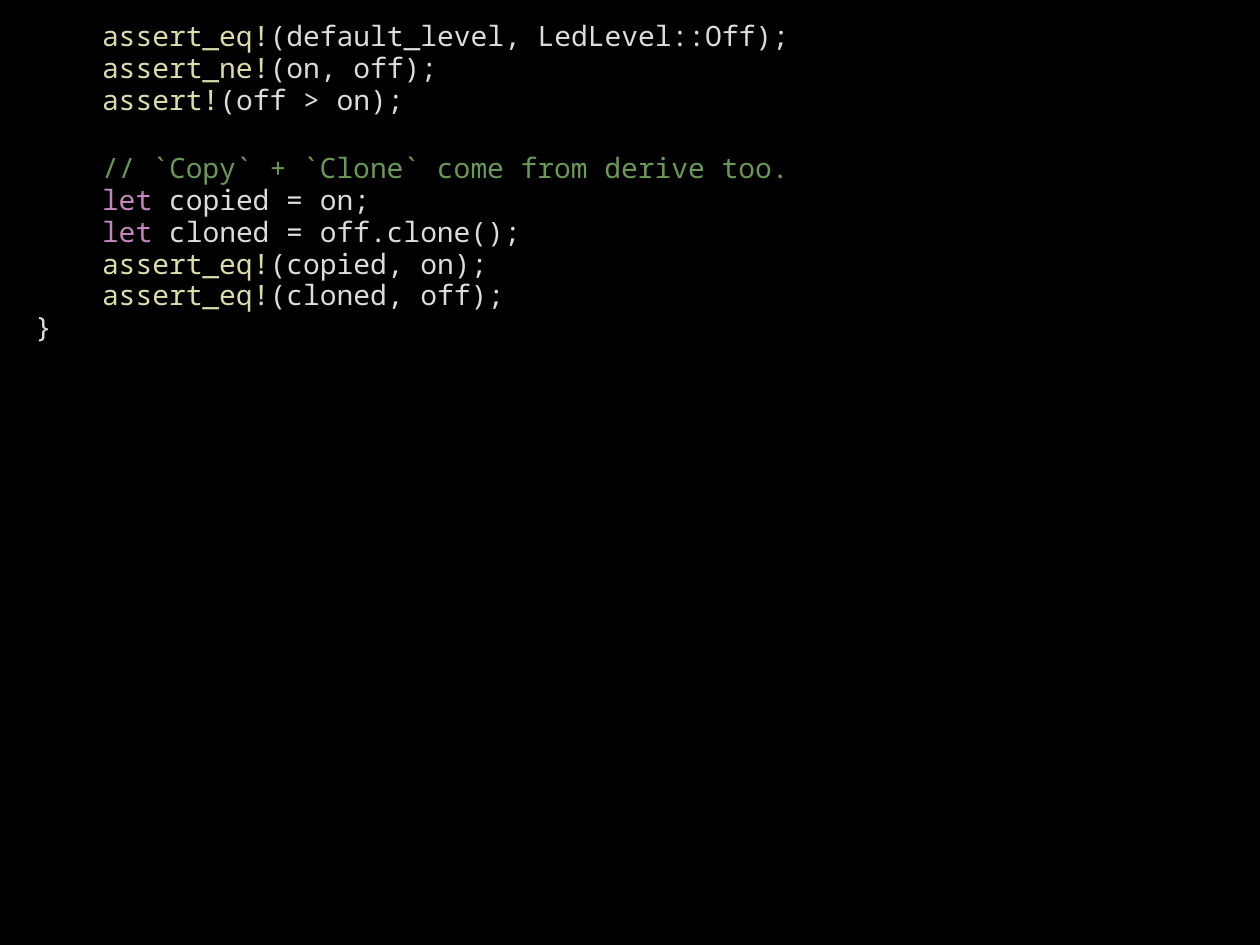
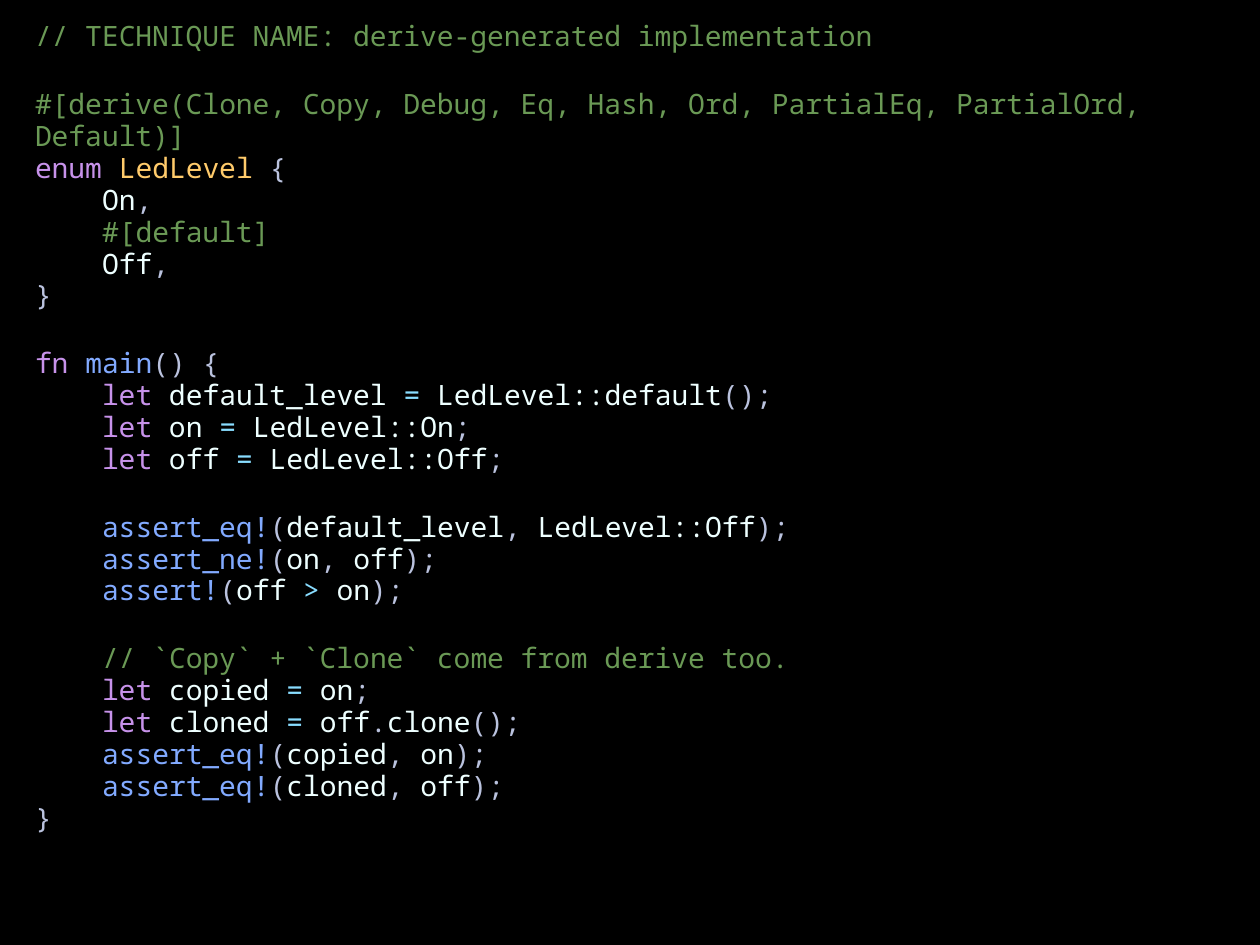
Before and after one commit to CarlKCarlK/inherit, a slide deck: slide 2 of docs/example4_walkthrough.pptx (slide 3 before the commit). Drawn at 1260x945 pixels with LibreOffice and Linux fonts; fonts in the diff are those of the drawing. Boxes give left, top, right and bottom in pixels: in the first picture for what was removed or moved away, otherwise in the second. Text is boxed around its words. In the diff, an @@ line names an element or a change of style, - is before the commit and + after.

```diff
--- a/docs/example4_walkthrough.pptx
+++ b/docs/example4_walkthrough.pptx
@@ text at [35,25,1140,473]: paragraphs added @@
+// TECHNIQUE NAME: derive-generated implementation
+#[derive(Clone, Copy, Debug, Eq, Hash, Ord, PartialEq, PartialOrd, Default)]
+enum LedLevel {
+On,
+#[default]
+Off,
+}
+fn main() {
+let default_level = LedLevel::default();
+let on = LedLevel::On;
+let off = LedLevel::Off;
@@ text at [102,515,789,803]: text colour #DCDCAA to #82AAFF in "assert_eq!(default_level,", "assert_ne!(on,", "assert!(off", "assert_eq!(copied," and 1 more places; text colour #DCDCDC to #BAC2DE in "assert_eq!(default_level, LedLevel::Off);", "assert_ne!(on, off);", "assert!(off on);", "on;" and 4 more places; text colour #DCDCDC to #EEFFFF in "assert_eq!(default_level, LedLevel::Off);", "assert_ne!(on, off);", "assert!(off on);", "copied on;" and 3 more places; text colour #DCDCDC to #89DDFF in ">", "=", "="; text colour #C586C0 to #C792EA in "let", "let" @@
```
Also in this commit, not shown: 1 other slide changed, 1 slide removed, 4 other files.
